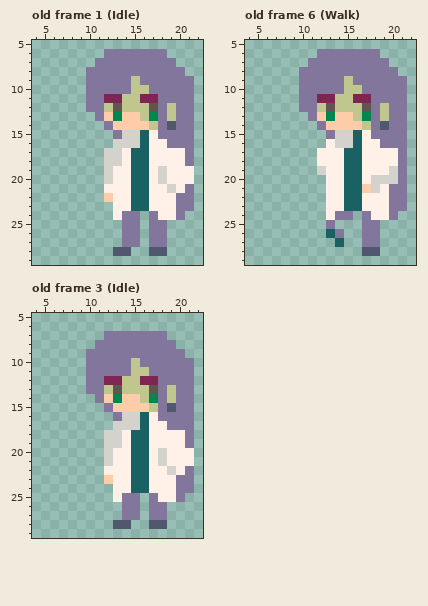
Pixel-art file: Assets/Assets/Fiona/Fiona.aseprite. The picture above was drawn from the file before the commit.
32x32 pixels, 10 frames. Shown: old frame 1 (Idle): x 4..22, y 5..29; old frame 6 (Walk): x 4..22, y 5..29; old frame 3 (Idle): x 4..22, y 5..29. The commit also changed other frames, which this record leaves out.
And afterwards:
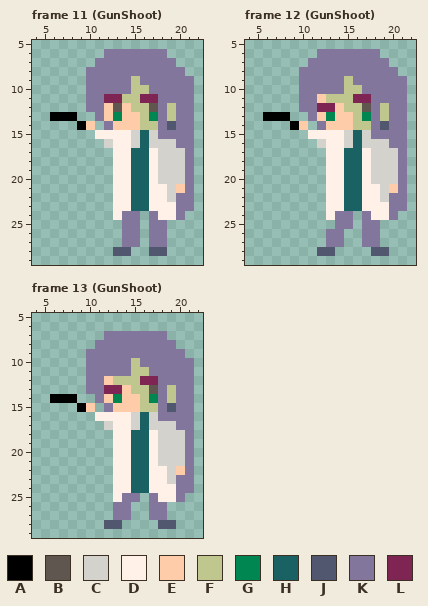
Palette (. is transparent): A #000000  B #5f574f  C #d4d2cd  D #fff1e8  E #ffccaa  F #bfc78f  G #008751  H #196163  J #50576e  K #83769c  L #7e2553
A new or re-ordered frame is compared with the old frame closest to it.
Difference:
frames 10 -> 19
Changed rows in their new state; - is an unchanged pixel.
Frame 11 (GunShoot) is new; against old frame 1 (Idle):
first column x 6:
12 ------E-E-------
13 AAA-------------
14 ---AE-----F-----
15 -----DDDD--C----
16 ------CDD--CCC--
17 ------.D----CCC-
18 ------.D----CCC-
19 ------.------CCK
20 ------.------CCK
21 ------.-------E-
22 ------.------C--
Frame 12 (GunShoot) is new; against old frame 6 (Walk):
first column x 6:
11 ------EF-------
12 ------LLE------
13 AAA------------
14 ---AE-----F----
15 -----DDDD--C---
16 ------C-D--CCC-
17 ------.-----CCC
18 ------.-----CCC
19 ------.-----CC-
21 -----------DDCE
22 -------------C-
25 -------.KK-----
26 -------K-------
27 -------KK------
28 ------JJ---.-J-
Frame 13 (GunShoot) is new; against old frame 3 (Idle):
first column x 6:
12 ------EF--------
13 ------LLE-------
14 AAA-------------
15 ---AE-----F-----
16 -----DDDD--C----
17 ------CDD--CCC--
18 ------.D----CCC-
19 ------.D----CCC-
20 ------.------CCK
21 ------.------CCK
22 ------.-------E-
23 ------.------C--
26 -------K-.------
27 -------K-.------
28 ------J-.--.-J--
